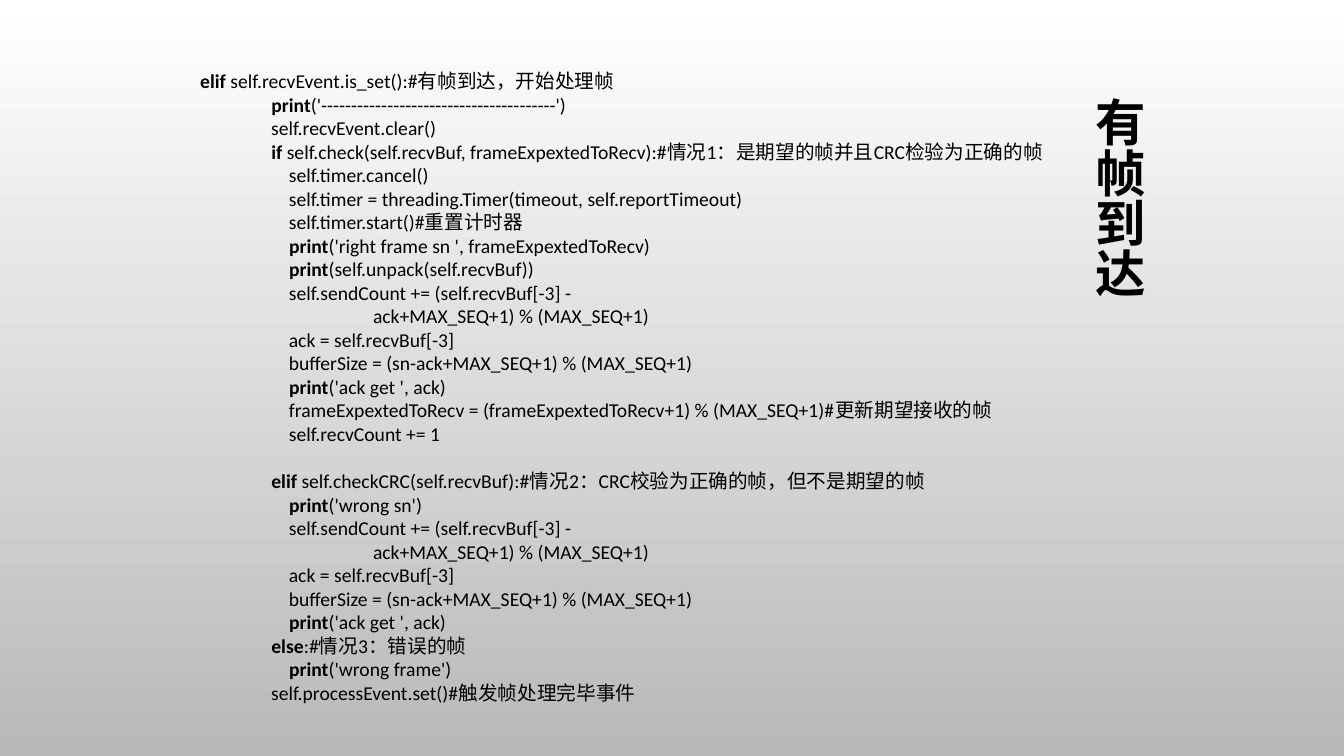
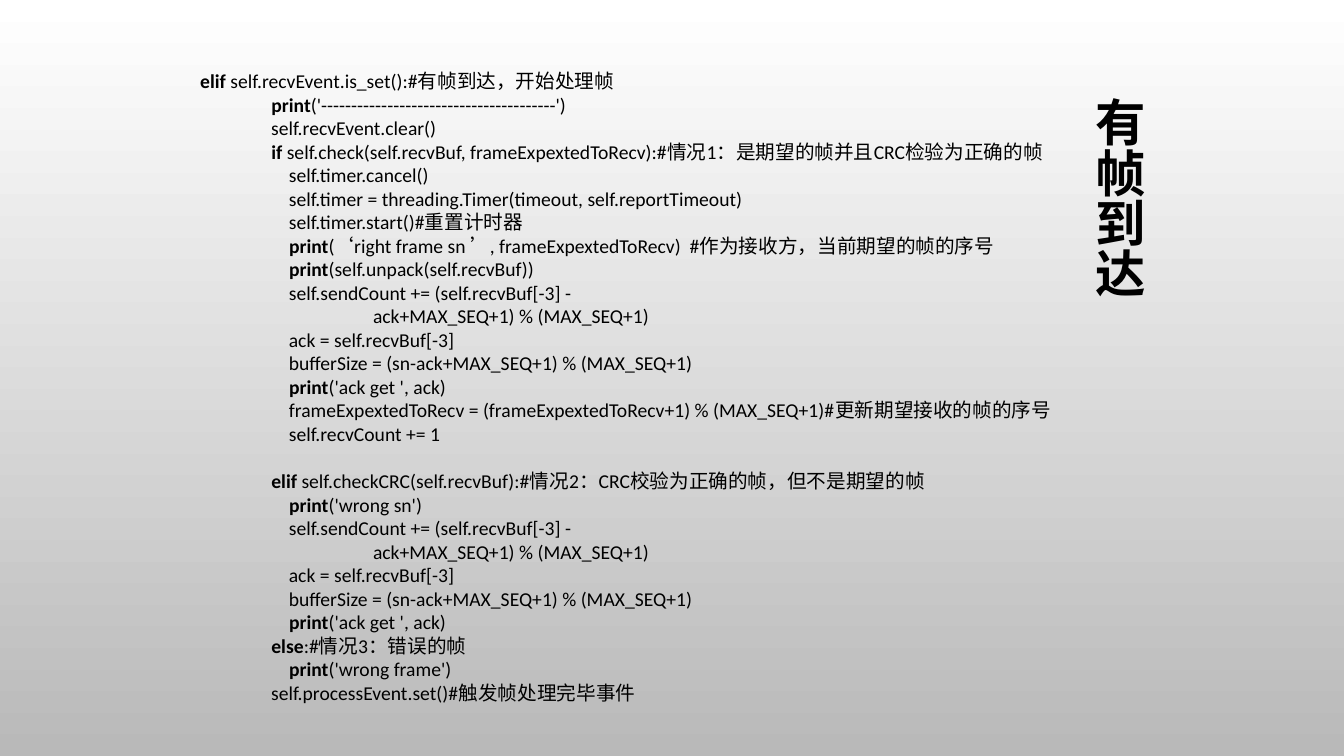
Before and after one commit to Tim-xiaofan/computer_network, a slide deck: slide 24 of python/ppt/ppt-chapter3.pptx (slide 25 before the commit). Drawn at 1344x756 pixels with LibreOffice and Linux fonts; fonts in the diff are those of the drawing; background and template pictures are left out. Boxes give left, top, right and bottom in pixels: in the first picture for what was removed or moved away, otherwise in the second. Text is boxed around its words. In the diff, an @@ line names an element or a change of style, - is before the commit and + after.

```diff
--- a/python/ppt/ppt-chapter3.pptx
+++ b/python/ppt/ppt-chapter3.pptx
@@ text at bbox=[289, 237, 995, 257]: text changed @@
-print('right frame sn ', frameExpextedToRecv)
+print(‘right frame sn ’, frameExpextedToRecv) #作为接收方，当前期望的帧的序号
@@ text at bbox=[289, 401, 1051, 420]: text changed @@
-frameExpextedToRecv = (frameExpextedToRecv+1) % (MAX_SEQ+1)#更新期望接收的帧
+frameExpextedToRecv = (frameExpextedToRecv+1) % (MAX_SEQ+1)#更新期望接收的帧的序号
```
Also in this commit, not shown: 9 other slides changed, 6 slides added, 5 slides removed.
